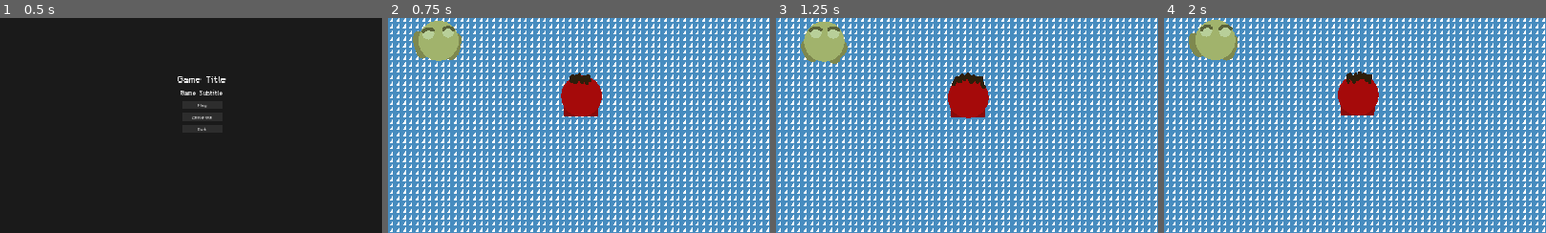
Above: before the commit, frames 1-4 (left to right).
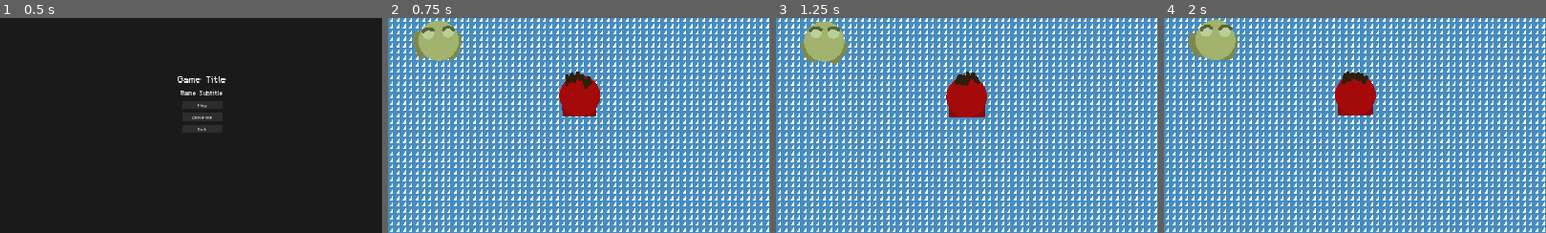
Above: after the commit, the same moments.

Repository: Splashy-Inc/amphibiwitch
Game: Godot game, scene res://SCENES/screen_manager.tscn
The game is run twice, just before and just after one commit, with the same random seed, the same clock (stepped at 60 frames per second) and the same inputs. The engine's default icon, where the game draws it, is replaced by a stand-in: a white triangle on a blue panel in a dark square.
Inputs (mouse positions are % of the whole screen's width and height, from its top left):
- Up to frame 1 (0.5 s): no input
- Up to frame 2 (0.75 s): click "Play" at 0.5 s
- Up to frame 3 (1.25 s): no input
- Up to frame 4 (2 s): tap Enter at 1.25 s; move the mouse to (72, 45) at 1.27 s; press the mouse at (72, 45) at 1.28 s; hold Right (ui_right) from 1.28 s (still down)
The pictures show only the part of the screen within x 24-74%, y 30-80%; the shares and areas given below are measured in that part.

Frame 1 is identical in both runs. In frame 2, 0.3% of the frame differs, in the area x 44-56%, y 24-46%; in frame 3, 0.4%; in frame 4, 0.5%, in the area x 44-57%, y 24-46%.

Commit message:
Frog free on player netting it

Diff:
--- a/SCENES/frog.tscn
+++ b/SCENES/frog.tscn
@@ -1,6 +1,7 @@
-[gd_scene load_steps=12 format=3 uid="uid://ctedc5thhssj2"]
+[gd_scene load_steps=13 format=3 uid="uid://ctedc5thhssj2"]
 
 [ext_resource type="Texture2D" uid="uid://cg75f7xpl4hwl" path="res://ASSETS/Art/frog_idle.png" id="1_08503"]
+[ext_resource type="Script" path="res://SCRIPTS/frog.gd" id="1_dr1ba"]
 
 [sub_resource type="AtlasTexture" id="AtlasTexture_iypsk"]
 atlas = ExtResource("1_08503")
@@ -72,11 +73,12 @@
 [node name="Frog" type="CharacterBody2D"]
 collision_layer = 4
 collision_mask = 3
+script = ExtResource("1_dr1ba")
 
 [node name="AnimatedSprite2D" type="AnimatedSprite2D" parent="."]
 sprite_frames = SubResource("SpriteFrames_fns6b")
 autoplay = "default"
-frame_progress = 0.337013
+frame_progress = 0.146113
 
 [node name="CollisionShape2D" type="CollisionShape2D" parent="."]
 shape = SubResource("CircleShape2D_14s52")
--- a/SCENES/player.tscn
+++ b/SCENES/player.tscn
@@ -85,7 +85,7 @@
 sprite_frames = SubResource("SpriteFrames_h2eb6")
 animation = &"idle"
 autoplay = "idle"
-frame_progress = 0.878261
+frame_progress = 0.52339
 
 [node name="CollisionShape2D" type="CollisionShape2D" parent="."]
 shape = SubResource("CircleShape2D_1qrl0")
--- /dev/null
+++ b/SCRIPTS/frog.gd
@@ -0,0 +1,18 @@
+extends CharacterBody2D
+
+class_name Frog
+
+const SPEED = 200.0
+
+
+func _physics_process(delta: float) -> void:
+	#var direction := Input.get_axis("ui_left", "ui_right")
+	#if direction:
+		#velocity.x = direction * SPEED
+	#else:
+		#velocity.x = move_toward(velocity.x, 0, SPEED)
+
+	move_and_slide()
+
+func on_hit():
+	queue_free()
--- a/SCRIPTS/player.gd
+++ b/SCRIPTS/player.gd
@@ -40,4 +40,5 @@
 	attacking = false
 
 func _on_net_attack_area_body_entered(body: Node2D) -> void:
-	print(body)
+	if body is Frog:
+		body.on_hit()
